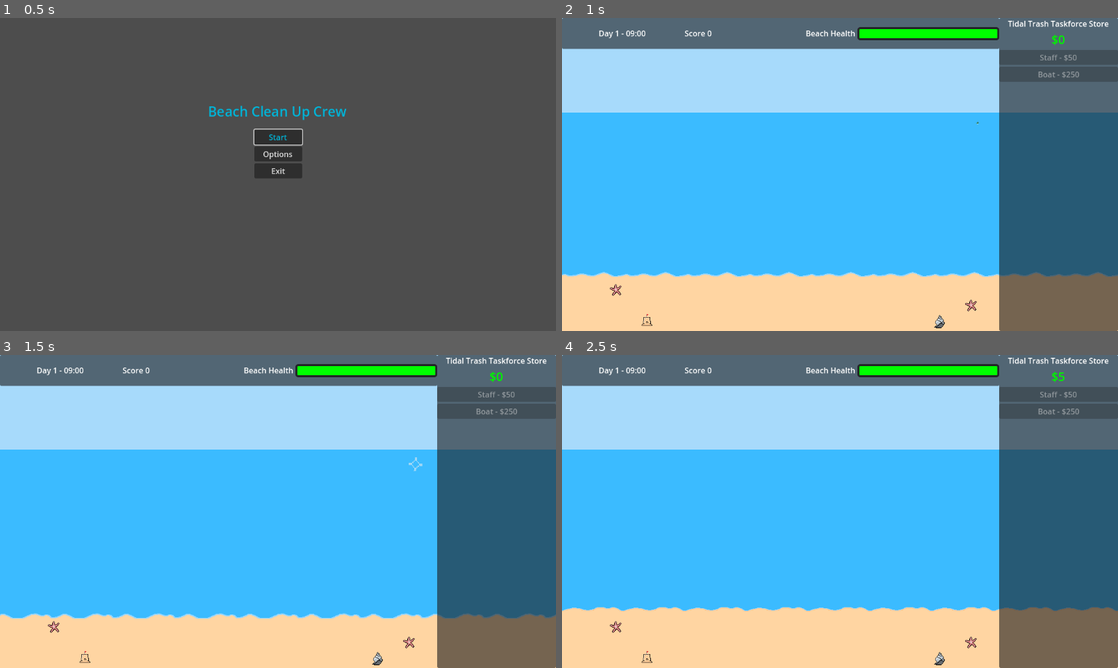
Above: before the commit, frames 1-4 (two rows, left to right).
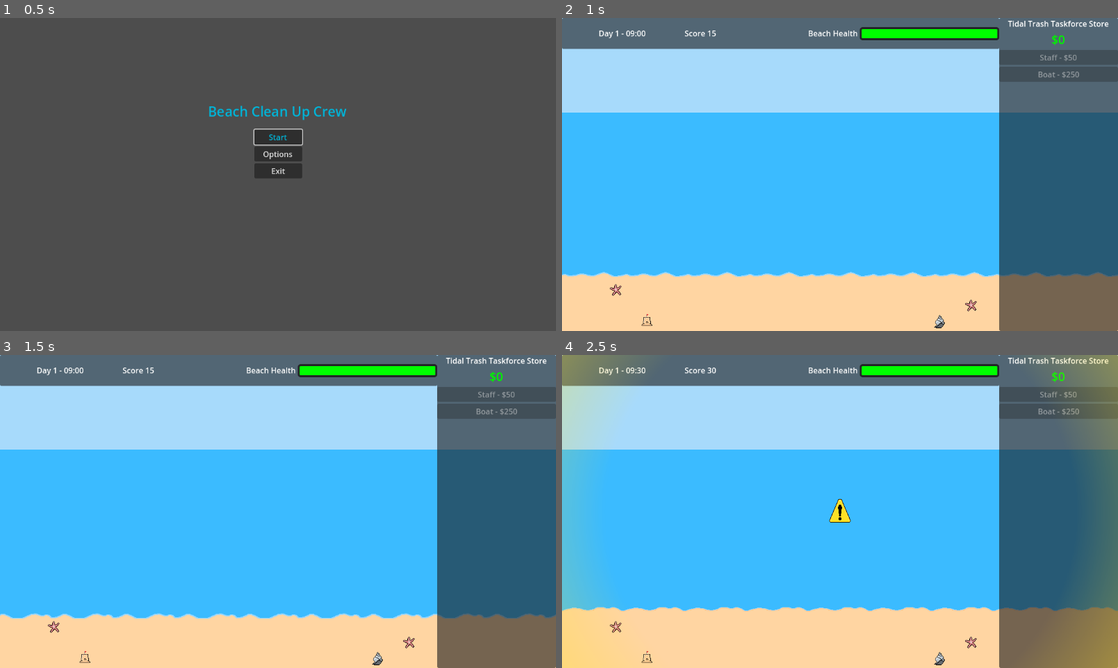
Above: after the commit, the same moments.

Repository: BlazingNeutron/calmbeforestorm
Game: Godot game, scene res://scenes/menu.tscn
The game is run twice, just before and just after one commit, with the same random seed, the same clock (stepped at 60 frames per second) and the same inputs. Sound files missing from this copy of the repository are replaced by a short silence.
Inputs (mouse positions are in pixels of both pictures, inside the frame that each line leads up to):
- Up to frame 1 (0.5 s): no input
- Up to frame 2 (1 s): click "Start" at 0.5 s
- Up to frame 3 (1.5 s): move the mouse to (417, 461) at 1.27 s; click (417, 461) at 1.35 s
- Up to frame 4 (2.5 s): move the mouse to (728, 527) at 2.02 s; click (728, 527) at 2.1 s

Frame 1 is identical in both runs. In frame 2, 0.2% of the frame differs, in the area x 26-75%, y 2-34%; in frame 3, 0.2%; in frame 4, 8.9%, in the area x 0-100%, y 0-100%.

Commit message:
Clean up of some code

Diff:
--- a/project.godot
+++ b/project.godot
@@ -18,7 +18,7 @@
 [autoload]
 
 BackgroundMusic="*res://scenes/background_music.tscn"
-GameManager="*res://scripts/game_manager.gd"
+GameManager="*res://scenes/game_manager.tscn"
 
 [display]
 
--- a/scenes/game.tscn
+++ b/scenes/game.tscn
@@ -1,11 +1,14 @@
-[gd_scene load_steps=10 format=4 uid="uid://iagjcdoeawtf"]
+[gd_scene load_steps=13 format=4 uid="uid://iagjcdoeawtf"]
 
 [ext_resource type="Script" path="res://scripts/game.gd" id="1_p5c5y"]
 [ext_resource type="TileSet" uid="uid://dohcdu6rieggc" path="res://assets/sprites/tilset.tres" id="3_2kvtt"]
 [ext_resource type="PackedScene" uid="uid://bfka3w6b3sayd" path="res://scenes/waste_spawner.tscn" id="3_44yya"]
 [ext_resource type="PackedScene" uid="uid://c0luf734cnh5g" path="res://scenes/picker_upper_manager.tscn" id="3_jhrrb"]
+[ext_resource type="PackedScene" uid="uid://jeovohtmmp0a" path="res://scenes/storm.tscn" id="4_76dsj"]
 [ext_resource type="PackedScene" uid="uid://d3y2w6dk2qoel" path="res://scenes/hud.tscn" id="4_ef12f"]
+[ext_resource type="PackedScene" uid="uid://5hjrx53y7uu0" path="res://scenes/storm_warning.tscn" id="5_1j2u0"]
 [ext_resource type="PackedScene" uid="uid://dihxi10qb34q3" path="res://scenes/dodads/dodads.tscn" id="6_m8ls0"]
+[ext_resource type="PackedScene" uid="uid://vswc5nx22cd0" path="res://scenes/game_over_screen.tscn" id="6_ptmcp"]
 [ext_resource type="Texture2D" uid="uid://b01qwonhlynnr" path="res://assets/sprites/background.png" id="7_evbw8"]
 [ext_resource type="PackedScene" uid="uid://cvfar7cmhhjgq" path="res://scenes/settings.tscn" id="8_d7kun"]
 
@@ -31,6 +34,15 @@
 anchor_bottom = 0.5
 offset_left = -400.0
 offset_right = 400.0
+
+[node name="Storm" parent="hud" instance=ExtResource("4_76dsj")]
+visible = false
+
+[node name="StormWarning" parent="hud" instance=ExtResource("5_1j2u0")]
+visible = false
+
+[node name="GameOverScreen" parent="hud" instance=ExtResource("6_ptmcp")]
+visible = false
 
 [node name="Camera2D" type="Camera2D" parent="."]
 process_mode = 1
@@ -63,16 +75,6 @@
 [node name="PickerUpperManager" parent="PickerUppersContainer" instance=ExtResource("3_jhrrb")]
 unique_name_in_owner = true
 
-[node name="NextStormTimer" type="Timer" parent="."]
-unique_name_in_owner = true
-process_mode = 1
-one_shot = true
-
-[node name="StormDuration" type="Timer" parent="."]
-process_mode = 1
-wait_time = 30.0
-one_shot = true
-
 [node name="BeachBorder" type="Area2D" parent="."]
 collision_layer = 2
 collision_mask = 2
@@ -80,10 +82,6 @@
 [node name="CollisionShape2D" type="CollisionShape2D" parent="BeachBorder"]
 position = Vector2(94.5, -86.5)
 shape = SubResource("RectangleShape2D_hs64v")
-
-[node name="TimeOfDayTimer" type="Timer" parent="."]
-process_mode = 1
-autostart = true
 
 [node name="ParallaxBackground" type="ParallaxBackground" parent="."]
 
@@ -96,16 +94,7 @@
 scale = Vector2(1.14941, 1)
 texture = ExtResource("7_evbw8")
 
-[connection signal="clear_weather" from="." to="hud" method="_on_game_clear_weather"]
-[connection signal="clear_weather" from="." to="WasteContainer/WasteSpawner" method="_on_game_clear_weather"]
-[connection signal="storming" from="." to="hud" method="_on_game_storming"]
-[connection signal="storming" from="." to="WasteContainer/WasteSpawner" method="_on_game_storming"]
-[connection signal="time_update" from="." to="hud" method="_on_game_time_update"]
-[connection signal="warning" from="." to="hud" method="_on_storm_warning"]
-[connection signal="warning_completed" from="hud" to="." method="_on_hud_warning_completed"]
 [connection signal="visibility_changed" from="hud/Settings" to="." method="_on_settings_visibility_changed"]
+[connection signal="warning_complete" from="hud/StormWarning" to="." method="_on_storm_warning_warning_complete"]
 [connection signal="spawned_trash" from="WasteContainer/WasteSpawner" to="PickerUppersContainer/PickerUpperManager" method="_on_waste_spawner_spawned_trash"]
-[connection signal="timeout" from="NextStormTimer" to="." method="_on_storm_timer_timeout"]
-[connection signal="timeout" from="StormDuration" to="." method="_on_storm_duration_timeout"]
 [connection signal="body_exited" from="BeachBorder" to="." method="_on_beach_border_body_exited"]
-[connection signal="timeout" from="TimeOfDayTimer" to="." method="_on_time_of_day_timer_timeout"]
--- a/scenes/game_manager.tscn
+++ b/scenes/game_manager.tscn
@@ -5,3 +5,21 @@
 [node name="GameManager" type="Node"]
 process_mode = 3
 script = ExtResource("1_1uwgs")
+
+[node name="NextStormTimer" type="Timer" parent="."]
+unique_name_in_owner = true
+process_mode = 1
+one_shot = true
+
+[node name="StormDuration" type="Timer" parent="."]
+process_mode = 1
+wait_time = 30.0
+one_shot = true
+
+[node name="TimeOfDayTimer" type="Timer" parent="."]
+process_mode = 1
+autostart = true
+
+[connection signal="timeout" from="NextStormTimer" to="." method="_on_next_storm_timer_timeout"]
+[connection signal="timeout" from="StormDuration" to="." method="_on_storm_duration_timeout"]
+[connection signal="timeout" from="TimeOfDayTimer" to="." method="_on_time_of_day_timer_timeout"]
--- a/scenes/hud.tscn
+++ b/scenes/hud.tscn
@@ -1,17 +1,10 @@
-[gd_scene load_steps=6 format=3 uid="uid://d3y2w6dk2qoel"]
+[gd_scene load_steps=3 format=3 uid="uid://d3y2w6dk2qoel"]
 
 [ext_resource type="Script" path="res://scripts/hud.gd" id="1_v6bi3"]
-[ext_resource type="PackedScene" uid="uid://jeovohtmmp0a" path="res://scenes/storm.tscn" id="3_cy3ty"]
-[ext_resource type="PackedScene" uid="uid://5hjrx53y7uu0" path="res://scenes/storm_warning.tscn" id="3_e5k40"]
-[ext_resource type="PackedScene" uid="uid://vswc5nx22cd0" path="res://scenes/game_over_screen.tscn" id="4_8uyvc"]
 [ext_resource type="PackedScene" uid="uid://dra4j1qwybipq" path="res://scenes/health_bar.tscn" id="4_x782l"]
 
 [node name="hud" type="CanvasLayer"]
 script = ExtResource("1_v6bi3")
-
-[node name="Storm" parent="." instance=ExtResource("3_cy3ty")]
-
-[node name="StormWarning" parent="." instance=ExtResource("3_e5k40")]
 
 [node name="StorePanel" type="Panel" parent="."]
 anchors_preset = 11
@@ -40,7 +33,7 @@
 layout_mode = 2
 theme_override_colors/font_color = Color(0, 0.964706, 0, 1)
 theme_override_font_sizes/font_size = 25
-text = "$100"
+text = "$0"
 horizontal_alignment = 1
 
 [node name="Staff" type="Button" parent="StorePanel/StoreContainer"]
@@ -101,8 +94,5 @@
 layout_mode = 2
 size_flags_horizontal = 3
 
-[node name="GameOverScreen" parent="." instance=ExtResource("4_8uyvc")]
-visible = false
-
 [connection signal="pressed" from="StorePanel/StoreContainer/Staff" to="." method="_on_staff_pressed"]
 [connection signal="pressed" from="StorePanel/StoreContainer/Boat" to="." method="_on_boat_pressed"]
--- a/scripts/game.gd
+++ b/scripts/game.gd
@@ -1,53 +1,19 @@
 extends Node2D
 
-signal warning
-signal storming
-signal clear_weather
-signal time_update(time, increment)
-
-@onready var next_storm_timer: Timer = %NextStormTimer
-@onready var storm_duration: Timer = $StormDuration
-@onready var time_of_day_timer: Timer = $TimeOfDayTimer
-
-@export var time_increment : int = 15
-
-var rng = RandomNumberGenerator.new()
-var time_to_next_storm : int = 60
-var time_of_day : int = 0
-var paused = false
+@onready var settings: Control = $hud/Settings
+@onready var storm_warning: CanvasLayer = $hud/StormWarning
+@onready var storm: CanvasLayer = $hud/Storm
+@onready var game_over_screen: Control = $hud/GameOverScreen
 
 func _ready() -> void:
-	rng.randomize()
-	GameManager.game_start()
+	GameManager.storm_warning.connect(_on_storm_warning)
+	GameManager.storming.connect(_on_storm_start)
+	GameManager.clear_weather.connect(_on_storm_stop)
 	GameManager.game_over.connect(_on_game_over)
-	clear_weather.connect(GameManager._on_storm_over)
-	time_update.connect(GameManager._on_time_update)
-	time_to_next_storm = rng.randi_range(GameManager.min_time_to_next_storm, GameManager.max_time_to_next_storm)
-	next_storm_timer.wait_time = time_to_next_storm
-	storm_duration.wait_time = GameManager.storm_duration_time
-	next_storm_timer.start()
-	time_of_day_timer.start()
-
-func _on_storm_timer_timeout() -> void:
-	#print("Storm warning timer")
-	warning.emit()
-	next_storm_timer.stop()
-
-func _on_hud_warning_completed() -> void:
-	storming.emit()
-	storm_duration.start()
-
-func _on_storm_duration_timeout() -> void:
-	clear_weather.emit()
-	next_storm_timer.start()
 
 func _on_beach_border_body_entered(body: Node2D) -> void:
 	#print("something's here")
 	body.unassign()
-
-func _on_time_of_day_timer_timeout() -> void:
-	time_of_day += time_increment
-	time_update.emit(time_of_day, time_increment)
 
 func _on_beach_border_body_exited(body: Node2D) -> void:
 	#print("something's leaving")
@@ -60,12 +26,24 @@
 func pauseMenu():
 	#print("pausing")
 	get_tree().paused = !get_tree().paused
-	$hud/Settings.visible = !$hud/Settings.visible
+	settings.visible = !settings.visible
 
 func _on_settings_visibility_changed() -> void:
 	#print("settings visibility changed")
-	if not $hud/Settings.visible:
+	if not settings.visible:
 		get_tree().paused = false
 
+func _on_storm_warning() -> void:
+	storm_warning.show()
+
+func _on_storm_warning_warning_complete() -> void:
+	storm_warning.hide()
+
+func _on_storm_start() -> void:
+	storm.show()
+
+func _on_storm_stop() -> void:
+	storm.hide()
+
 func _on_game_over() -> void:
-	time_of_day_timer.stop()
+	game_over_screen.show()
--- a/scripts/game_manager.gd
+++ b/scripts/game_manager.gd
@@ -1,72 +1,123 @@
 extends Node
 
-signal _on_money_changed(money)
-signal purchase_store_item(store_item_name)
-signal transgression_changed
-signal caution_transgressions
-signal warning_transgressions
+signal game_start
 signal game_over
 
-@export var max_transgressions : int = 10
+signal money_changed
+signal purchase_store_item(store_item_name)
+signal health_changed
+signal time_update(increment)
+
+signal storm_warning
+signal storming
+signal clear_weather
+
+@onready var next_storm_timer: Timer = %NextStormTimer
+@onready var storm_duration: Timer = $StormDuration
+@onready var time_of_day_timer: Timer = $TimeOfDayTimer
+
+@export var time_increment : int = 15
+@export var max_health : int = 10
 @export var starting_money : int = 0
 @export var store_items = {
 	"staff" : { "cost": 50, "scene": preload("res://scenes/picker_uppers/staff.tscn") },
 	"boat" : { "cost": 250, "scene": preload("res://scenes/picker_uppers/boat.tscn") }
 }
-@export var max_time_to_next_storm : int = 5
-@export var min_time_to_next_storm : int = 5
-@export var storm_duration_time : int = 1
-@export var spawn_rate : float = 2
-@export var storm_spawn_rate : float = 0.4
+@export var init_max_time_to_next_storm : int = 5
+@export var init_min_time_to_next_storm : int = 2
+@export var initial_storm_duration_time : int = 10
+@export var initial_spawn_rate : float = 2
+@export var initial_storm_spawn_rate : float = 0.4
 @export var trash_credits : int = 5
 
+var max_time_to_next_storm : int = init_max_time_to_next_storm
+var min_time_to_next_storm : int = init_min_time_to_next_storm
+var storm_spawn_rate : float = initial_storm_spawn_rate
+var storm_duration_time : int = 15
+var spawn_rate : float = initial_spawn_rate
+var rng = RandomNumberGenerator.new()
+var time_to_next_storm : int = 60
+var time_of_day : int = 0
 var money : int = 0
-var transgressions : int = 10
+var health : int = 10
 var score : int = 0
 var is_game_over : bool = false
 
 func _ready() -> void:
-	game_start()
+	start_game()
 
 func credit_account() -> void:
 	money += GameManager.trash_credits
-	_on_money_changed.emit(money)
+	money_changed.emit()
 
 func debit_account(item_name : String) -> void:
 	money -= GameManager.store_items.get(item_name).cost
-	_on_money_changed.emit(money)
+	money_changed.emit()
 	purchase_store_item.emit(item_name)
 
-func update_trangressions(count : int) -> void:
-	#print("updating transgressions")
-	transgressions = max_transgressions - count
-	if transgressions <= 5:
-		caution_transgressions.emit()
-	if transgressions <= 2:
-		warning_transgressions.emit()
-	if transgressions <= 0:
-		transgressions = 0
-		score += money
-		is_game_over = true
-		game_over.emit()
-	transgression_changed.emit()
+func update_health(count : int) -> void:
+	#print("updating health")
+	health = max_health - count
+	if health <= 0:
+		_game_over()
+	health_changed.emit()
 
-func game_start() -> void:
+func start_game() -> void:
 	money = starting_money
-	_on_money_changed.emit(money)
-	transgressions = max_transgressions
+	money_changed.emit()
+	health = max_health
+	health_changed.emit()
 	score = 0
-	transgression_changed.emit()
+	time_of_day = 0
 	is_game_over = false
+	rng.randomize()
+	spawn_rate = initial_spawn_rate
+	storm_spawn_rate = initial_storm_spawn_rate
+	storm_duration_time = initial_storm_duration_time
+	time_to_next_storm = rng.randi_range(min_time_to_next_storm, max_time_to_next_storm)
+	next_storm_timer.wait_time = time_to_next_storm
+	storm_duration.wait_time = storm_duration_time
+	next_storm_timer.start()
+	time_of_day_timer.start()
+	storm_duration.stop()
+	game_start.emit()
 
-func _on_time_update(_time_value : int, time_increment : int):
-	if not is_game_over:
-		score += time_increment
+func _game_over() -> void:
+	money_changed.emit()
+	health = 0
+	health_changed.emit()
+	score += money
+	is_game_over = true
+	next_storm_timer.stop()
+	time_of_day_timer.stop()
+	storm_duration.stop()
+	game_over.emit()
 
-func _on_storm_over():
+func level_up():
 	spawn_rate = spawn_rate/2
 	storm_spawn_rate = storm_spawn_rate/2
+	storm_duration_time += 5
 	if max_time_to_next_storm > 2:
 		max_time_to_next_storm -= 2
 	if min_time_to_next_storm > 2:
 		min_time_to_next_storm -= 2
+
+func _on_storm_duration_timeout() -> void:
+	clear_weather.emit()
+	level_up()
+	next_storm_timer.start()
+
+func _on_time_of_day_timer_timeout() -> void:
+	time_of_day += time_increment
+	if not is_game_over:
+		score += time_increment
+	time_update.emit(time_increment)
+
+func _on_next_storm_timer_timeout() -> void:
+	print("Next storm warning start")
+	storm_warning.emit()
+	next_storm_timer.stop()
+
+func _on_warning_complete() -> void:
+	storming.emit()
+	storm_duration.start()
--- a/scripts/game_over_screen.gd
+++ b/scripts/game_over_screen.gd
@@ -1,6 +1,7 @@
 extends Control
 
 func _on_restart_button_pressed() -> void:
+	GameManager.start_game()
 	get_tree().reload_current_scene()
 
 func _on_main_menu_button_pressed() -> void:
--- a/scripts/health_bar.gd
+++ b/scripts/health_bar.gd
@@ -1,11 +1,16 @@
 extends ProgressBar
 
 func _ready() -> void:
-	GameManager.transgression_changed.connect(update_health_bar)
+	GameManager.game_start.connect(_on_game_start)
+	GameManager.health_changed.connect(update_health_bar)
+	update_health_bar()
+
+func _on_game_start() -> void:
 	update_health_bar()
 
 func update_health_bar():
-	value = GameManager.transgressions
+	#print("update_health_bar ", GameManager.health)
+	value = GameManager.health
 	var styleBox = get_theme_stylebox("fill")
 	if value > 7:
 		styleBox.set("bg_color", Color(0.0, 1.0, 0.0))
--- a/scripts/hud.gd
+++ b/scripts/hud.gd
@@ -1,13 +1,8 @@
 extends CanvasLayer
 
-signal warning_completed
-
 @onready var money_label: Label = %Money
-@onready var storm: CanvasLayer = $Storm
-@onready var warning: Node = $StormWarning
 @onready var staff_button: Button = $StorePanel/StoreContainer/Staff
 @onready var boat_button: Button = $StorePanel/StoreContainer/Boat
-@onready var game_over_screen: Control = $GameOverScreen
 @onready var time_of_day: Label = %TimeOfDay
 @onready var score_display: Label = %ScoreDisplay
 
@@ -16,43 +11,24 @@
 var minute = 0
 
 func _ready() -> void:
-	GameManager._on_money_changed.connect(update_money)
-	GameManager.game_over.connect(_on_game_over)
-	update_money(GameManager.money)
-	warning.warning_complete.connect(_on_warning_completed)
+	GameManager.game_start.connect(_on_game_start)
+	GameManager.money_changed.connect(update_money)
+	GameManager.time_update.connect(_on_game_time_update)
 
-func update_money(money : int) -> void:
+func _on_game_start() -> void:
+	update_money()
+	update_time_display()
+
+func update_money() -> void:
+	var money = GameManager.money
 	money_label.text = "$" + str(money)
-	staff_button.disabled = (money < GameManager.store_items.staff.cost)
+	staff_button.disabled = false #(money < GameManager.store_items.staff.cost)
 	boat_button.disabled = (money < GameManager.store_items.boat.cost)
 
-func _on_staff_pressed() -> void:
-	#print("staff purchased")
-	GameManager.debit_account("staff")
-
-func _on_warning_completed() -> void:
-	warning_completed.emit()
-
-func _on_storm_warning() -> void:
-	warning.start()
-
-func _on_game_storming() -> void:
-	storm.start()
-
-func _on_game_clear_weather() -> void:
-	storm.stop()
-
-func _on_game_over() -> void:
-	game_over_screen.show()
-
-func _on_boat_pressed() -> void:
-	GameManager.debit_account("boat")
-
-func _on_game_time_update(time_score: int, _increment: int) -> void:
-	if time_score % 60 == 0:
+func update_time_display() -> void:
+	if GameManager.time_of_day % 60 == 0:
 		hour += 1
-		time_score = 0
-	var minute_mod = (time_score/15) % 4
+	var minute_mod = ((GameManager.time_of_day % 60)/15) % 4
 	if minute_mod >= 2:
 		minute = 30
 	else:
@@ -62,3 +38,13 @@
 		day_count += 1
 	time_of_day.text = "Day " + str(day_count) + " - " + ("%02d" % hour) + ":" + ("%02d" % minute)
 	score_display.text = str(GameManager.score)
+
+func _on_staff_pressed() -> void:
+	#print("staff purchased")
+	GameManager.debit_account("staff")
+
+func _on_boat_pressed() -> void:
+	GameManager.debit_account("boat")
+
+func _on_game_time_update(_increment: int) -> void:
+	update_time_display()
--- a/scripts/picker_upper_manager.gd
+++ b/scripts/picker_upper_manager.gd
@@ -18,7 +18,7 @@
 func _on_trash_landed(new_beach_trash) -> void:
 	#print("Trash landed", position)
 	beach_trash_array.push_front(new_beach_trash)
-	GameManager.update_trangressions(beach_trash_array.size())
+	GameManager.update_health(beach_trash_array.size())
 
 func _on_trash_picked_up(removed_trash) -> void:
 	#print("a trash was picked up")
@@ -34,7 +34,7 @@
 		#print("beach trash removed")
 		beach_trash_array.remove_at(beach_trash_index)
 	GameManager.credit_account()
-	GameManager.update_trangressions(beach_trash_array.size())
+	GameManager.update_health(beach_trash_array.size())
 
 # Called every frame. 'delta' is the elapsed time since the previous frame.
 func _process(_delta: float) -> void:
--- a/scripts/storm.gd
+++ b/scripts/storm.gd
@@ -7,6 +7,10 @@
 
 var storming : bool = false
 var thunder_still_rolls : bool = false
+
+func _ready() -> void:
+	GameManager.storming.connect(start)
+	GameManager.clear_weather.connect(stop)
 
 func _process(_delta: float) -> void:
 	if storming and not thunder_still_rolls:
--- a/scripts/storm_warning.gd
+++ b/scripts/storm_warning.gd
@@ -7,6 +7,10 @@
 
 @export var replays : int = 2
 var replay_count : int = 0
+
+func _ready() -> void:
+	GameManager.storm_warning.connect(start)
+	warning_complete.connect(GameManager._on_warning_complete)
 
 func start() -> void:
 	var tween = create_tween()
@@ -18,7 +22,6 @@
 	tween.tween_property(pulsing_warning, "modulate:a", 1, 1).set_trans(Tween.TRANS_BOUNCE).set_ease(Tween.EASE_IN_OUT)
 	tween.tween_property(pulsing_warning, "modulate:a", 0, 1).set_trans(Tween.TRANS_SINE).set_ease(Tween.EASE_OUT)
 
-
 func _on_storm_warning_sound_finished() -> void:
 	if replay_count < replays:
 		storm_warning_sound.play()
--- a/scripts/waste_spawner.gd
+++ b/scripts/waste_spawner.gd
@@ -14,7 +14,9 @@
 var spawn_timer = GameManager.spawn_rate
 
 func _ready():
-	timer = 500
+	GameManager.game_start.connect(_on_game_start)
+	GameManager.storming.connect(_on_game_storming)
+	GameManager.clear_weather.connect(_on_game_clear_weather)
 
 func _process(delta):
 	if timer + delta > spawn_timer:
@@ -45,3 +47,6 @@
 
 func _on_game_clear_weather() -> void:
 	spawn_timer = GameManager.spawn_rate
+
+func _on_game_start() -> void:
+	spawn_timer = GameManager.spawn_rate
